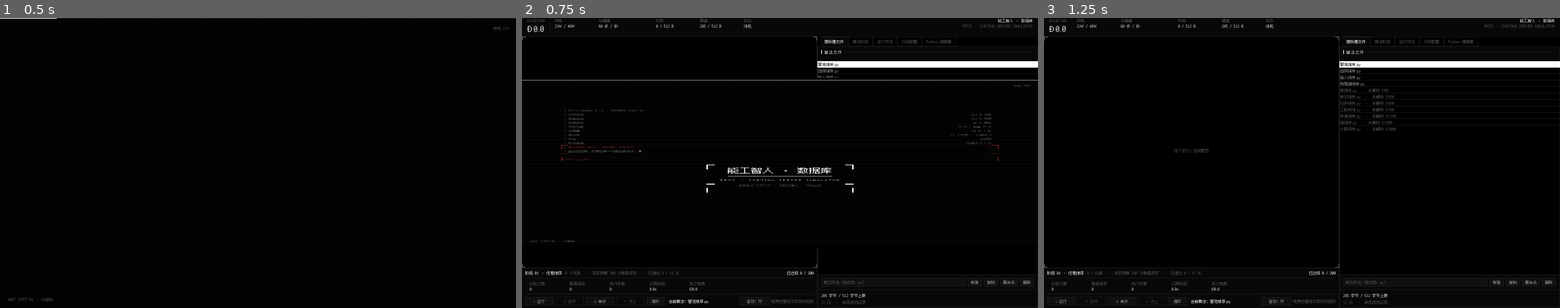
Above: before the commit, frames 1-3 (left to right).
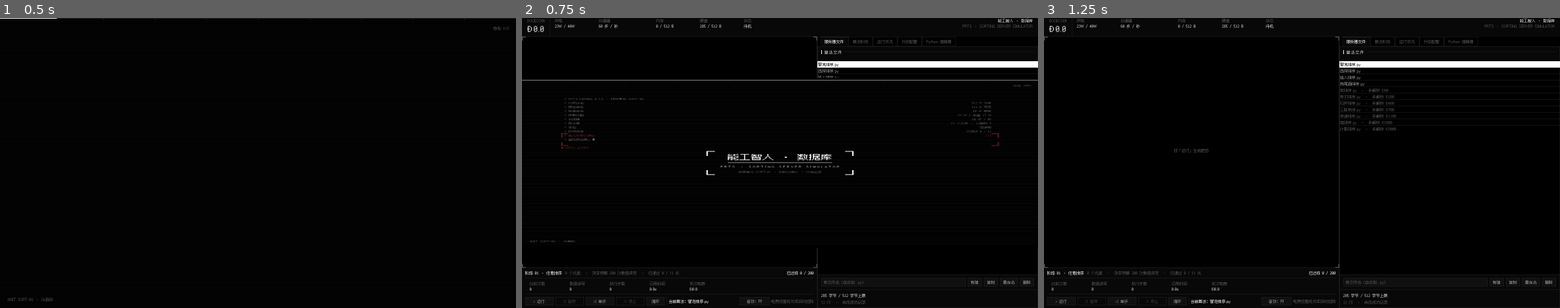
Above: after the commit, the same moments.

Repository: WWNNL/SORTING-SERVER-SIMULATOR
Game: Godot game, scene res://scenes/main.tscn
The game is run twice, just before and just after one commit, with the same random seed, the same clock (stepped at 60 frames per second) and the same inputs.
Inputs (mouse positions are in pixels of both pictures, inside the frame that each line leads up to):
- Up to frame 1 (0.5 s): no input
- Up to frame 2 (0.75 s): click (893, 281) at 0.52 s; type "12" at 0.6 s
- Up to frame 3 (1.25 s): no input

Frame 1 is identical in both runs. In frame 2, 1.4% of the frame differs, in the area x 7-93%, y 27-61%; in frame 3, nothing differs.

Commit message:
fix: 开机动画三个问题——下面两个角标错位、标题框没居中、报错弹窗不响
角标
- _draw_brackets 里下面两个角的横臂用了"下边 - 臂长"当 y，等于浮在角上方
  20 多像素，和竖臂接不上——看起来就是"下面的角画错了"。改用"边线 - 厚度"
  （和 PrtsFrame 同一个算法），并把四个边的坐标提成命名变量，免得下次再抄错

标题框
- 原来是先定标题基线（h 的 56%）、框跟着基线走，整个框偏在中线下面。
  改成先按内容定框、框心对齐屏幕中线，再往框里摆字
- 框居中之后上沿会压到自检日志的最后两行和警示框，所以日志块整体上移
  （屏高的 19% → 12%）：日志底 354、标题框顶 403，留 49px 空档
- 去掉 TITLE_Y，换成 TITLE_BOX_H / TITLE_BASELINE_IN 两个数——框的位置由
  它们和屏幕中线一起算出来，不再是一个"看着差不多"的百分比

警报音
- 抽出 AlertTone：233Hz + 247Hz 两个方波相加（拍频 14Hz）叠 11Hz 硬断续。
  单独一个文件是因为这段音有两处要用，两处必须是同一个声音——玩家在开机时
  听过那声"出事了"，报错时再听到一次才认得出是同一个警报
- 报错弹窗自己拿一个播放器播它，和开机警示拍共用同一个缓存波形与音量
  （AlertTone.VOLUME_DB，避免两处各写一个 -6.0 然后慢慢跑偏）
- 弹窗的警报跟着「音效」按钮走：那个开关在玩家眼里就是"这个游戏出不出声"，
  关掉还挨一声警报会让人以为开关坏了

核对：headless 七个套件全过；实机逐帧看了角标接合、标题框落在中线
（403~533，屏幕中线 468）、日志与框不打架，以及报错弹窗在音效开/关两种
状态下响/不响、和开机警示拍共用同一个波形对象。

Diff:
--- /dev/null
+++ b/scripts/ui/alert_tone.gd
@@ -0,0 +1,67 @@
+class_name AlertTone
+extends RefCounted
+## PRTS 的警报音：233Hz 与 247Hz 两个方波相加（拍频 14Hz），再叠一层 11Hz 的硬断续。
+##
+## 方波而不是正弦：蜂鸣器/警报器就是方波的音色，正弦太"干净"，在这套冷硬的
+## 黑白界面里会显得温柔。两个音只差 14Hz 是刻意的——靠拍频制造那种粗糙的
+## "灯管在响"的听感，而不是一个干净的和声。
+##
+## 单独一个文件是因为这段音有**两处**要用：开机自检的警示拍，和游戏内的报错弹窗。
+## 两处必须是同一个声音——玩家在开机时听到的那声"出事了"，报错时再听到一次，
+## 才认得出是同一个警报。
+##
+## 和 SortAudio / BootAudio 一样现场合成，仓库里不出现音频文件。
+
+const RATE := 22050
+const DURATION := 0.55
+const F1 := 233.0        ## 主音
+const F2 := 247.0        ## 与主音相差 14Hz，拍频就是"警报"的粗糙感
+const CHOP := 11.0       ## 硬断续的频率
+const AMP := 0.42
+## 播放音量。两处（开机警示拍、报错弹窗）都用这个值——它是同一个声音，
+## 音量分头写就会慢慢跑偏，一处调大之后另一处还留在原地。
+const VOLUME_DB := -6.0
+
+static var _cached: AudioStreamWAV = null
+
+
+## 警报波形。带缓存：两处各要一次、波形完全一样，没必要合成两遍
+## （和 Prts.body_font 的缓存一个路子）。
+static func stream() -> AudioStreamWAV:
+	if _cached == null:
+		_cached = _build()
+	return _cached
+
+
+static func _build() -> AudioStreamWAV:
+	var count := int(RATE * DURATION)
+	var data := PackedByteArray()
+	data.resize(count * 2)
+
+	for i in count:
+		var t := float(i) / float(RATE)
+		# 起音 6ms 淡入（否则每声都带一个"啪"），收尾 0.12 秒淡出
+		var env := 1.0
+		if t < 0.006:
+			env = t / 0.006
+		elif t > DURATION - 0.12:
+			env = (DURATION - t) / 0.12
+		var chop := 1.0 if sin(TAU * CHOP * t) > 0.0 else 0.55
+		var sq := _square(TAU * F1 * t) * 0.5 + _square(TAU * F2 * t) * 0.5
+		var s := sq * chop * env * AMP
+		data.encode_s16(i * 2, int(clampf(s, -1.0, 1.0) * 32767.0))
+	return _wav(data)
+
+
+static func _square(ph: float) -> float:
+	return 1.0 if sin(ph) > 0.0 else -1.0
+
+
+## 16 位单声道。和 SortAudio._make_tone 用的是同一套参数。
+static func _wav(data: PackedByteArray) -> AudioStreamWAV:
+	var wav := AudioStreamWAV.new()
+	wav.format = AudioStreamWAV.FORMAT_16_BITS
+	wav.mix_rate = RATE
+	wav.stereo = false
+	wav.data = data
+	return wav
--- a/scripts/ui/boot_audio.gd
+++ b/scripts/ui/boot_audio.gd
@@ -9,8 +9,8 @@
 ##          它一直在，音高一直在涨，玩家不会注意它，但关掉会立刻觉得空。
 ##   tick   每行自检落字的一声嗒。音量刻意小（-14dB）：十几声连着来，
 ##          响一点就从"机器在跑"变成"有人在敲键盘"。
-##   buzz   警示拍的双音蜂鸣。两个音只差 14Hz，靠拍频制造那种"灯管/蜂鸣器"的
-##          粗糙感，而不是干净的和声。
+##   buzz   警示拍的双音蜂鸣。波形不在这个文件里——报错弹窗也要响同一个声音，
+##          所以它被抽成了 AlertTone，两处共用。
 ##   thump  标题砸下时的闷响：频率从 90Hz 滑到 35Hz，尾巴拖长，
 ##          是整段里最重的一下。
 ##   cut    收束时的下滑音（老电视关机那一声）。跳过时也用它收尾。
@@ -22,9 +22,9 @@
 
 ## 各声音的基准音量（dB）。这里定平衡，波形里只定形状——
 ## 调"哪个响一点"改这几个数就行，不用回头改采样。
+## （buzz 不在这张表里：它的音量和波形一起放在 AlertTone，两处共用。）
 const HUM_DB := -7.0
 const TICK_DB := -14.0
-const BUZZ_DB := -6.0
 const THUMP_DB := -4.0
 const CUT_DB := -7.0
 
@@ -45,7 +45,7 @@
 func _ready() -> void:
 	_hum = _player(_hum_wav(), HUM_DB)
 	_tick = _player(_tick_wav(), TICK_DB)
-	_buzz = _player(_buzz_wav(), BUZZ_DB)
+	_buzz = _player(AlertTone.stream(), AlertTone.VOLUME_DB)
 	_thump = _player(_thump_wav(), THUMP_DB)
 	_cut = _player(_cut_wav(), CUT_DB)
 	set_process(false)
@@ -192,29 +192,6 @@
 	return _wav(data)
 
 
-## 警示蜂鸣：233Hz 与 247Hz 两个方波相加（拍频 14Hz），再叠一层 11Hz 的硬断续。
-## 方波而不是正弦：蜂鸣器/警报器就是方波的音色，正弦太"干净"，
-## 在这套冷硬的黑白界面里会显得温柔。
-func _buzz_wav() -> AudioStreamWAV:
-	var dur := 0.55
-	var count := int(RATE * dur)
-	var data := PackedByteArray()
-	data.resize(count * 2)
-
-	for i in count:
-		var t := float(i) / float(RATE)
-		var env := 1.0
-		if t < 0.006:
-			env = t / 0.006
-		elif t > dur - 0.12:
-			env = (dur - t) / 0.12
-		var chop := 1.0 if sin(TAU * 11.0 * t) > 0.0 else 0.55
-		var sq := _square(TAU * 233.0 * t) * 0.5 + _square(TAU * 247.0 * t) * 0.5
-		var s := sq * chop * env * 0.42
-		data.encode_s16(i * 2, int(clampf(s, -1.0, 1.0) * 32767.0))
-	return _wav(data)
-
-
 ## 砸标题的闷响：90Hz 滑到 35Hz 的正弦，指数衰减，前 15ms 叠一小段噪声当"撞击"。
 func _thump_wav() -> AudioStreamWAV:
 	var dur := 0.55
@@ -256,10 +233,6 @@
 		var s := sin(ph) * env * 0.5
 		data.encode_s16(i * 2, int(clampf(s, -1.0, 1.0) * 32767.0))
 	return _wav(data)
-
-
-static func _square(ph: float) -> float:
-	return 1.0 if sin(ph) > 0.0 else -1.0
 
 
 ## 16 位单声道。和 SortAudio._make_tone 用的是同一套参数。
--- a/scripts/ui/boot_sequence.gd
+++ b/scripts/ui/boot_sequence.gd
@@ -72,10 +72,16 @@
 ## 但窗口是可缩放的，写死的话换个分辨率日志块就贴边了。
 const LOG_X0 := 0.09          ## 日志块左边距
 const LOG_X1 := 0.91          ## 右侧状态列的右边界
-const LOG_TOP := 0.19         ## 日志块顶部
+## 日志块顶部。11 行日志必须整个待在**标题框上方**：标题框是居中的
+## （上沿在中线往上 65px），日志要是不挪上去，最后两行和警示框就会
+## 压在标题框上。所以它比"看着顺眼"的位置更靠上一点。
+const LOG_TOP := 0.12
 const LOG_LINE_H := 22.0      ## 行高（12px 字 + 10px 行距）
 const STATUS_W := 0.22        ## 状态列宽度（占屏宽）
-const TITLE_Y := 0.56         ## 标题基线
+## 标题框：基线在框顶下方 46px、框高 130px（36px 标题 + 白线 + 副标题 + 小字）。
+## 这两个数一起决定框的位置——框心对齐屏幕中线，见 _draw_title。
+const TITLE_BOX_H := 130.0
+const TITLE_BASELINE_IN := 46.0
 
 var _lines: Array = []
 ## 三处故障：[起始时刻, 时长]
@@ -316,8 +322,8 @@
 		"status": "已读取" if bool(f.get("saved", false)) else "未找到 · 已初始化"})
 	lines.append({"text": "阶段进度", "kind": "sys",
 		"status": "已通过 %d / %d" % [int(f.get("cleared", 0)), int(f.get("stages", 0))]})
-	lines.append({"text": "单元权限已确认：只做排序，其余不问", "status": "[!]", "kind": "alert"})
-	lines.append({"text": "监控已启用。你写的每一行都会被执行。", "status": "", "kind": "loud"})
+	lines.append({"text": "单元权限已确认", "status": "[!]", "kind": "alert"})
+	lines.append({"text": "监控已启用。", "status": "", "kind": "loud"})
 	return lines
 
 
@@ -476,20 +482,24 @@
 
 
 ## 四角 L 形角标。和 PrtsFrame 同一个形状，但这里要按矩形随手画（见该类说明）。
+##
+## 每个角是"一条贴边的横臂 + 一条贴边的竖臂"。横臂的 y 必须用**边线减厚度**
+## （下边就是 bottom - thick），不能写成"下边 - 臂长"——那样下面两个角的横臂
+## 会浮到角上方 20 多像素，和竖臂接不上，看起来就是"下面的角错位了"。
 func _draw_brackets(r: Rect2, blen: float, thick: float, color: Color) -> void:
-	var x1 := r.position.x + r.size.x - blen
-	var y1 := r.position.y + r.size.y - blen
-	var x2 := r.position.x + r.size.x - thick
-	var y2 := r.position.y + r.size.y - thick
+	var left := r.position.x
+	var top := r.position.y
+	var right := r.position.x + r.size.x
+	var bottom := r.position.y + r.size.y
 	for seg in [
-		Rect2(r.position.x, r.position.y, blen, thick),
-		Rect2(r.position.x, r.position.y, thick, blen),
-		Rect2(x1, r.position.y, blen, thick),
-		Rect2(x2, r.position.y, thick, blen),
-		Rect2(r.position.x, y1, blen, thick),
-		Rect2(r.position.x, y2, thick, blen),
-		Rect2(x1, y1, blen, thick),
-		Rect2(x2, y2, thick, blen),
+		Rect2(left, top, blen, thick),
+		Rect2(left, top, thick, blen),
+		Rect2(right - blen, top, blen, thick),
+		Rect2(right - thick, top, thick, blen),
+		Rect2(left, bottom - thick, blen, thick),
+		Rect2(left, bottom - blen, thick, blen),
+		Rect2(right - blen, bottom - thick, blen, thick),
+		Rect2(right - thick, bottom - blen, thick, blen),
 	]:
 		draw_rect(seg, color)
 
@@ -673,10 +683,18 @@
 func _draw_title(w: float, h: float, font: Font) -> void:
 	var t := _t - title_time()
 	var cx := w * 0.5
-	var ty := h * TITLE_Y
 	var title := "能工智人 · 数据库"
 	var tw := font.get_string_size(title, HORIZONTAL_ALIGNMENT_LEFT, -1.0, Prts.FS_HUGE).x
 	var x := roundf(cx - tw * 0.5)
+
+	var sub := "PRTS · SORTING SERVER SIMULATOR"
+	var sub_font: Font = _sub_font if _sub_font != null else font
+	var sw := sub_font.get_string_size(sub, HORIZONTAL_ALIGNMENT_LEFT, -1.0, Prts.FS_SMALL).x
+
+	# 标题块整体在屏幕正中：先按内容定框、框心对齐中线，再往框里摆字。
+	# （原来是先定标题基线、框跟着基线走，于是整个框偏在中线下面。）
+	var bw := maxf(tw, sw) * 0.5 + 44.0
+	var ty := roundf(h * 0.5 - TITLE_BOX_H * 0.5 + TITLE_BASELINE_IN)
 
 	# 头 0.12 秒先落两遍错位的灰字（CRT 失同步的重影），再把白字压上去：
 	# 0.06 秒一跳，两帧就收敛，像信号"对上"了。
@@ -694,9 +712,6 @@
 	var half := tw * 0.5 * rp
 	draw_rect(Rect2(cx - half, ty + 16.0, half * 2.0, 1.0), Prts.WHITE)
 
-	var sub := "PRTS · SORTING SERVER SIMULATOR"
-	var sub_font: Font = _sub_font if _sub_font != null else font
-	var sw := sub_font.get_string_size(sub, HORIZONTAL_ALIGNMENT_LEFT, -1.0, Prts.FS_SMALL).x
 	if t >= 0.10:
 		draw_string(sub_font, Vector2(roundf(cx - sw * 0.5), ty + 44.0), sub,
 			HORIZONTAL_ALIGNMENT_LEFT, -1.0, Prts.FS_SMALL, Prts.TEXT_HI)
@@ -712,8 +727,8 @@
 	# 不跟着屏幕走：内容 400px 却框出 1300px，看着像个空盒子。
 	var bp := clampf((t - 0.02) / 0.20, 0.0, 1.0)
 	var boff := roundf(26.0 * (1.0 - bp) / 6.0) * 6.0
-	var bw := maxf(tw, sw) * 0.5 + 44.0
-	_draw_brackets(Rect2(cx - bw, ty - 46.0, bw * 2.0, 130.0).grow(boff), 26.0, 4.0, Prts.WHITE)
+	_draw_brackets(Rect2(cx - bw, ty - TITLE_BASELINE_IN, bw * 2.0, TITLE_BOX_H).grow(boff),
+		26.0, 4.0, Prts.WHITE)
 
 
 # ---------------------------------------------------------------- 顶栏与角标
--- a/scripts/ui/error_popup.gd
+++ b/scripts/ui/error_popup.gd
@@ -12,6 +12,9 @@
 ## 亮度曲线是手写的关键帧数组，不挂 Tween：这个项目的动画都是这么写的
 ## （见 viz_view 的飞行元素、RunLineFrame 的平滑滑动），参数一眼看得全。
 ## 不播动画时 set_process(false)，一帧都不多花。
+##
+## 亮起来的同时还响一声警报（AlertTone）——和开机自检的警示拍是同一个声音。
+## 玩家在开机时听过一次"出事了"，这里再听到一次才认得出是同一个警报。
 
 # ---------------------------------------------------------------- 配色
 ## 全界面唯一的彩色，只给错误用
@@ -53,10 +56,16 @@
 
 enum { ST_HIDDEN, ST_IN, ST_SHOWN, ST_OUT }
 
+## 音效开关，跟着主界面的「音效」按钮走（Main 在切换时同步过来）。
+## 那个按钮在玩家眼里就是"这个游戏出不出声"，报错当然也算——
+## 关掉音效还挨一声警报，会让人觉得开关是坏的。
+var sound_enabled := true
+
 var _panel: PanelContainer
 var _frame: PrtsFrame
 var _title: Label
 var _body: Label
+var _alarm: AudioStreamPlayer
 var _state := ST_HIDDEN
 var _t := 0.0
 ## 居中位置（不含动画偏移）
@@ -79,6 +88,13 @@
 	set_anchors_preset(Control.PRESET_FULL_RECT)
 	resized.connect(_layout)
 	_build()
+	# 警报音。波形是共用的（AlertTone），这里只负责响：
+	# 一次只响一声，不需要 SortAudio 那种轮转池。
+	_alarm = AudioStreamPlayer.new()
+	_alarm.stream = AlertTone.stream()
+	_alarm.bus = "Master"
+	_alarm.volume_db = AlertTone.VOLUME_DB
+	add_child(_alarm)
 	_flicker_in = mirror_in_time(FLICKER_OUT)
 	set_process(false)
 	# 先躲在隐藏状态里把版排一次。
@@ -185,6 +201,9 @@
 	_t = 0.0
 	modulate.a = 0.0
 	set_process(true)
+	if sound_enabled and _alarm != null:
+		# 重新 play 会把正在响的那声从头来过——和"重新闪一次"是同一个意思
+		_alarm.play()
 
 
 ## 关掉（播退场的那串硬闪）。已经关了就什么都不做。
--- a/scripts/ui/main.gd
+++ b/scripts/ui/main.gd
@@ -108,6 +108,9 @@
 	add_child(_audio)
 
 	_build()
+	# 报错弹窗的警报音跟着「音效」开关走。开关状态在这个会话里一直有效，
+	# 所以开局这里同步一次、之后每次切换再同步（见 _on_audio_toggled）。
+	_error_popup.sound_enabled = _audio.enabled
 
 	Game.coins_changed.connect(_on_coins_changed)
 	Game.tiers_changed.connect(_refresh_hardware)
@@ -394,6 +397,8 @@
 	if _audio == null:
 		return
 	_audio.set_enabled(not _audio.enabled)
+	if _error_popup != null:
+		_error_popup.sound_enabled = _audio.enabled
 	_btn_audio.text = "音效：开" if _audio.enabled else "音效：关"
 	_btn_audio.add_theme_color_override("font_color",
 		Prts.TEXT if _audio.enabled else Prts.DIM)
Not shown, added: scripts/ui/alert_tone.gd.uid
